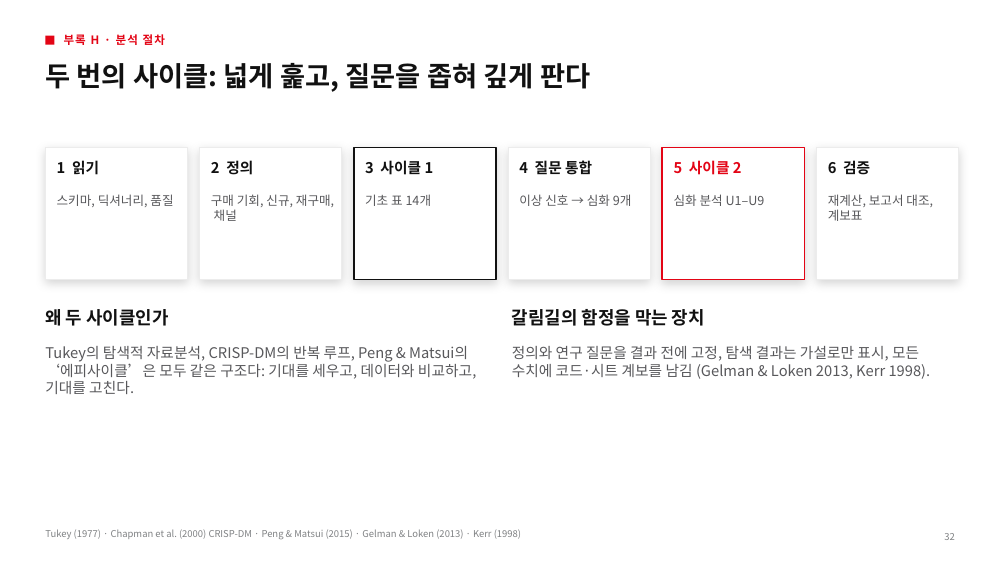
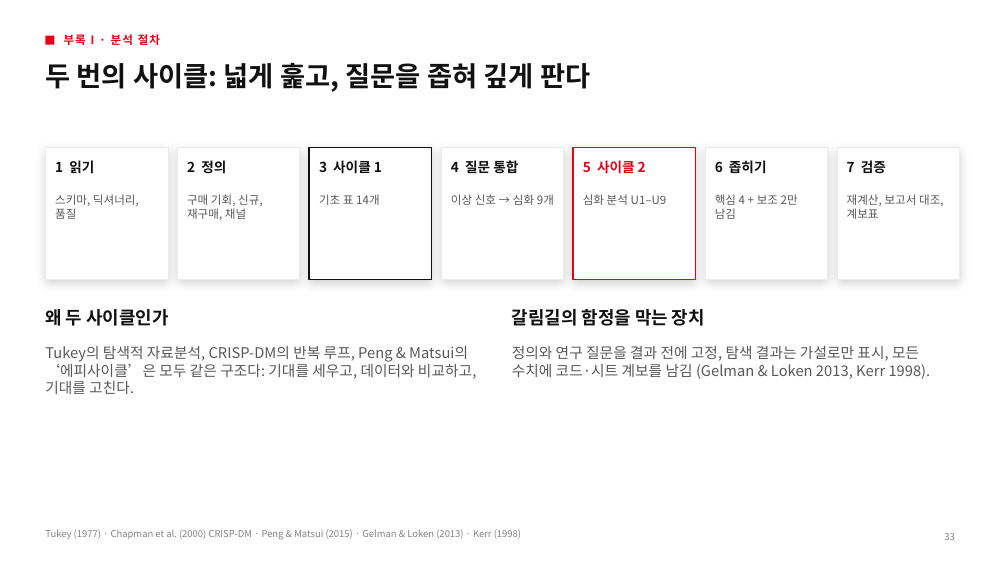
Before and after one commit to underthesun7213/social-data, a slide deck: slide 33 of presentation/hm_retention_deck_ko.pptx (slide 32 before the commit). Drawn at 1008x567 pixels with LibreOffice and Linux fonts; fonts in the diff are those of the drawing. Boxes give left, top, right and bottom in pixels: in the first picture for what was removed or moved away, otherwise in the second. Text is boxed around its words. In the diff, an @@ line names an element or a change of style, - is before the commit and + after.

```diff
--- a/presentation/hm_retention_deck_ko.pptx
+++ b/presentation/hm_retention_deck_ko.pptx
@@ text at (x1=64, y1=34, x2=160, y2=45): text changed @@
-부록 H · 분석 절차
+부록 I · 분석 절차
@@ rectangle resized from (x1=45, y1=147, x2=188, y2=280) to (x1=45, y1=147, x2=168, y2=280) @@
@@ rectangle resized from (x1=200, y1=147, x2=342, y2=280) to (x1=178, y1=147, x2=300, y2=280) @@
@@ rectangle resized from (x1=354, y1=147, x2=496, y2=280) to (x1=309, y1=147, x2=432, y2=280) @@
@@ rectangle resized from (x1=508, y1=147, x2=650, y2=280) to (x1=441, y1=147, x2=563, y2=280) @@
@@ rectangle resized from (x1=662, y1=147, x2=805, y2=280) to (x1=573, y1=147, x2=696, y2=280) @@
@@ rectangle added at (x1=705, y1=147, x2=827, y2=280), fill #FFFFFF, outline #ECECEC 0.5 pt @@
@@ rectangle resized from (x1=817, y1=147, x2=959, y2=280) to (x1=837, y1=147, x2=960, y2=280) @@
@@ text "2 정의" moved from (x1=211, y1=160, x2=253, y2=175) to (x1=187, y1=160, x2=226, y2=174) @@
@@ text "3 사이클 1" moved from (x1=365, y1=160, x2=434, y2=175) to (x1=319, y1=160, x2=382, y2=174) @@
@@ text "4 질문 통합" moved from (x1=519, y1=160, x2=592, y2=174) to (x1=451, y1=160, x2=518, y2=173) @@
@@ size 14 to 13 pt in 5 elements at (x1=55, y1=160, x2=94, y2=174), (x1=187, y1=160, x2=226, y2=174), (x1=319, y1=160, x2=382, y2=174), (x1=451, y1=160, x2=518, y2=173), (x1=583, y1=160, x2=646, y2=174) @@
@@ text "5 사이클 2" moved from (x1=674, y1=160, x2=742, y2=175) to (x1=583, y1=160, x2=646, y2=174) @@
@@ text added at (x1=715, y1=160, x2=767, y2=174), 13 pt, text #111111, bold @@
+6 좁히기
@@ text at (x1=847, y1=160, x2=886, y2=174): text changed; size 14 to 13 pt @@
-6 검증
+7 검증
@@ text "구매 기회, 신규, 재구매, 채널" moved from (x1=211, y1=194, x2=334, y2=221) to (x1=187, y1=194, x2=263, y2=220) @@
@@ text "기초 표 14개" moved from (x1=365, y1=194, x2=432, y2=206) to (x1=319, y1=194, x2=379, y2=205) @@
@@ text "이상 신호 → 심화 9개" moved from (x1=519, y1=194, x2=632, y2=206) to (x1=451, y1=194, x2=554, y2=205) @@
@@ size 12 to 11 pt in 6 elements at (x1=55, y1=194, x2=139, y2=219), (x1=847, y1=194, x2=944, y2=219), (x1=187, y1=194, x2=263, y2=220), (x1=319, y1=194, x2=379, y2=205), (x1=451, y1=194, x2=554, y2=205), (x1=583, y1=194, x2=667, y2=205) @@
@@ text "심화 분석 U1–U9" moved from (x1=674, y1=194, x2=765, y2=206) to (x1=583, y1=194, x2=667, y2=205) @@
@@ text added at (x1=715, y1=194, x2=798, y2=219), 11 pt, text #58585B @@
+핵심 4 + 보조 2만 남김
@@ text "재계산, 보고서 대조, 계보표" moved from (x1=828, y1=194, x2=933, y2=221) to (x1=847, y1=194, x2=944, y2=219) @@
```
Also in this commit, not shown: 8 other slides changed, 1 slide added, 4 other files.
